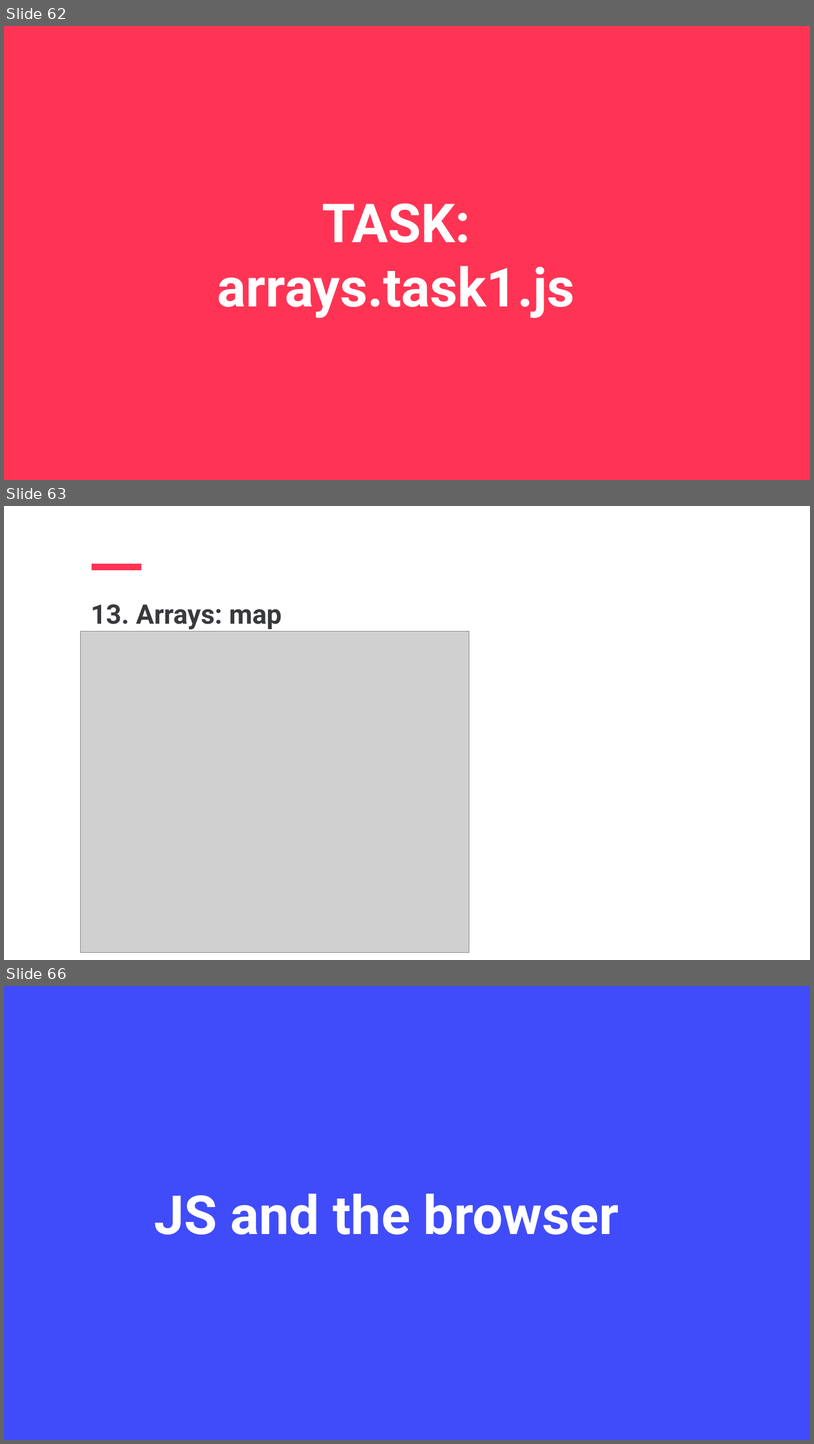
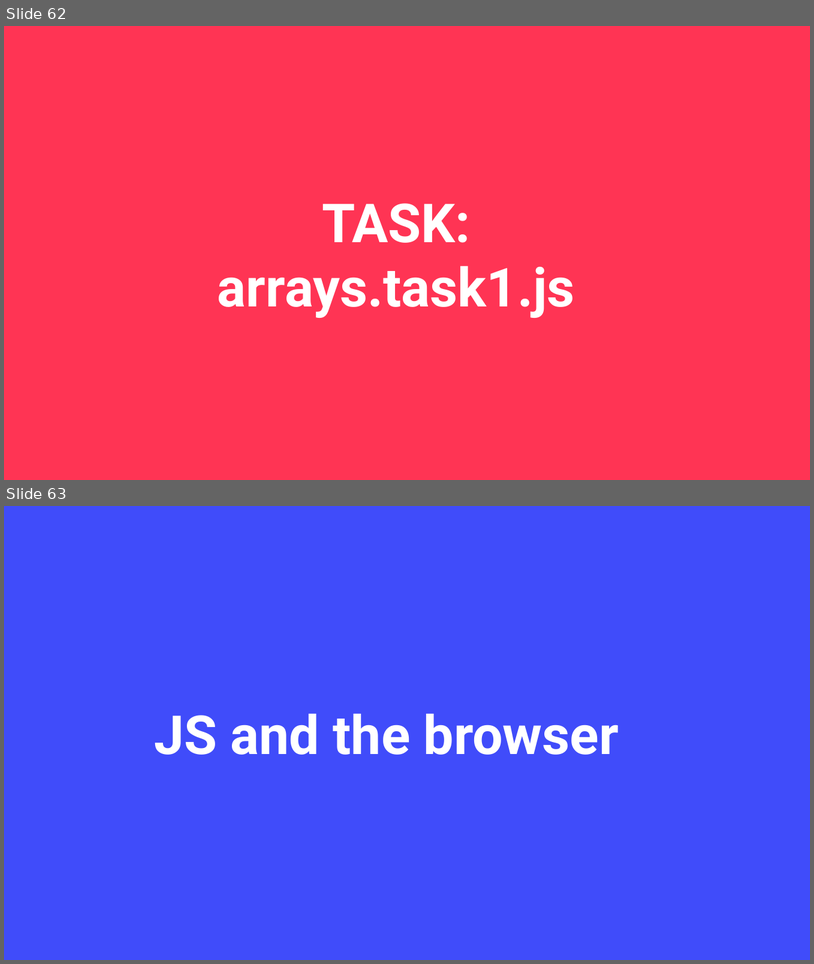
Before and after one commit to jpotapova/js-lecture-1, a slide deck: slides-full.pptx. Shown one above the other, each under a label of ours: slides 62, 63 and 66 before the commit, slides 62 and 63 after it; the slides between them are not shown. The pictures are 814x1444 and 814x964 pixels, drawn with LibreOffice and Linux fonts; fonts in the diff are those of the drawing; grey boxes stand for pictures. Boxes give left, top, right and bottom in pixels: in the first picture for what was removed or moved away, otherwise in the second. Text is boxed around its words. In the diff, an @@ line names an element or a change of style, - is before the commit and + after.

```diff
--- a/slides-full.pptx
+++ b/slides-full.pptx
@@ slide 63 removed at [4,506,810,960], background #FFFFFF @@
@@ line removed from (92, 567) to (141, 567) @@
@@ text removed at [91,604,282,630] @@
-13. Arrays: map
@@ picture removed at [80,631,470,952] @@
@@ what was slide 66 is now slide 63 @@
```
Also in this commit, not shown: 7 slides changed, 5 other slides removed, 13 other files.
